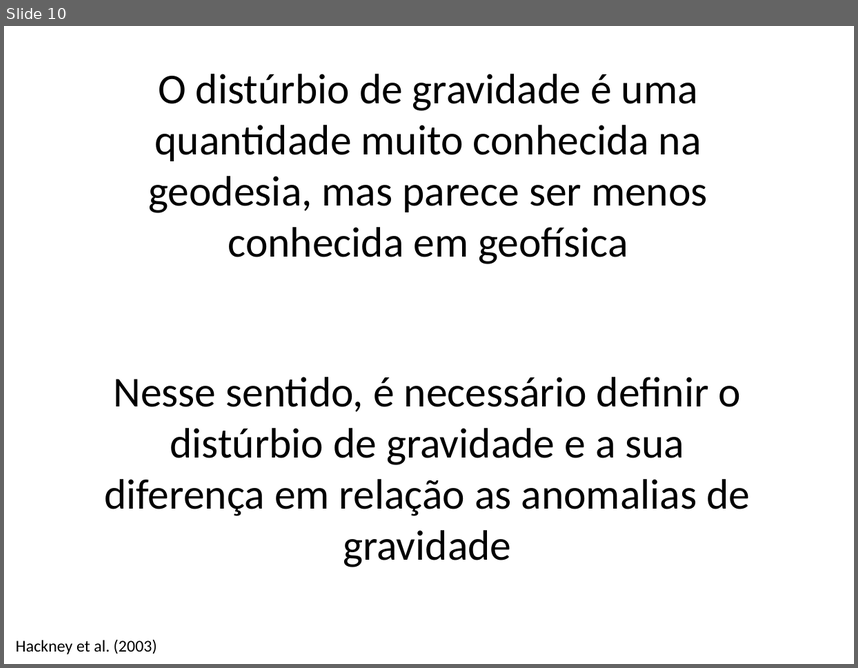
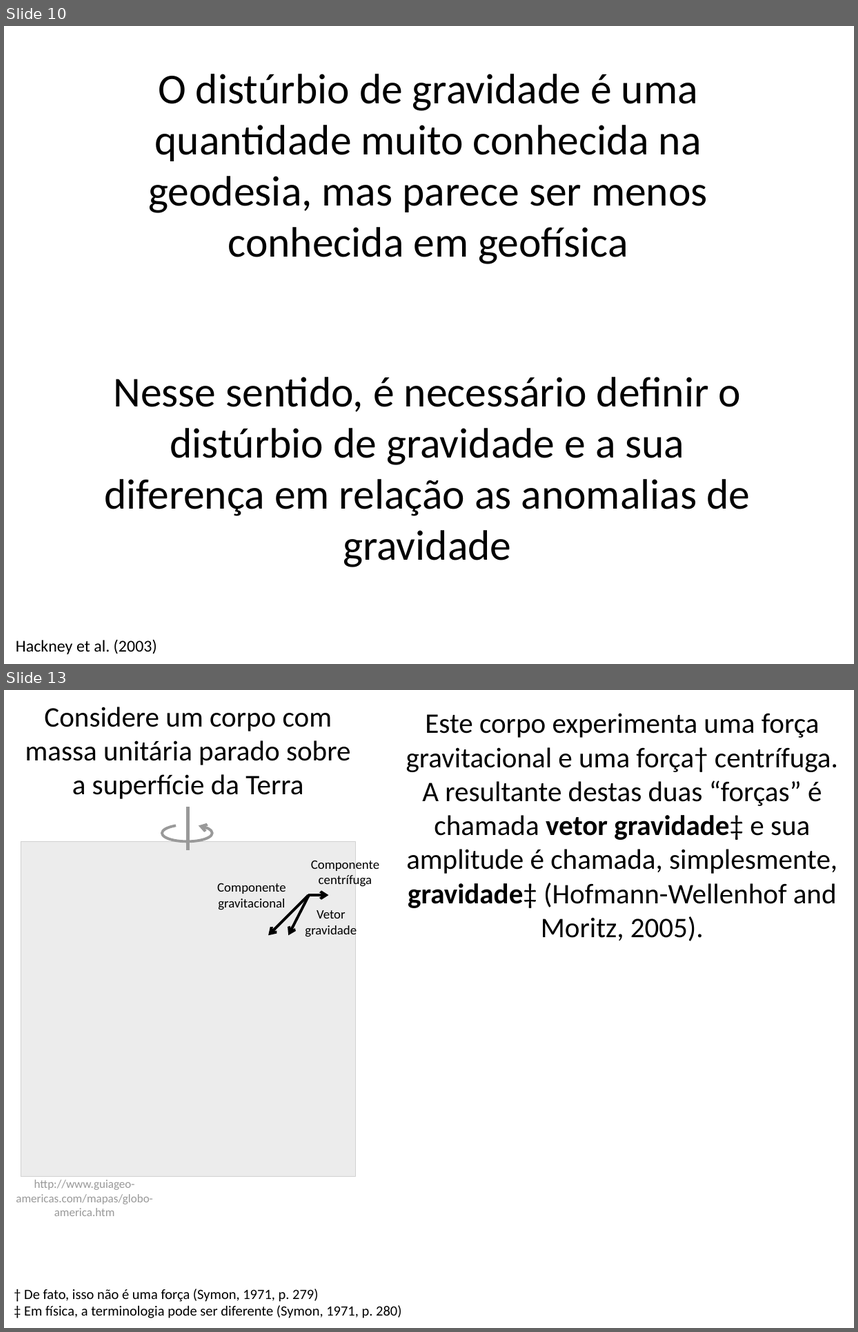
Before and after one commit to pinga-lab/CE-VII-SimBGf-2016, a slide deck: slides/5_disturbio_gravidade.pptx. Shown one above the other, each under a label of ours: slide 10 before the commit, slides 10 and 13 after it; the slides between them are not shown. The pictures are 858x668 and 858x1332 pixels, drawn with LibreOffice and Linux fonts; fonts in the diff are those of the drawing; grey boxes stand for pictures. Boxes give left, top, right and bottom in pixels: in the first picture for what was removed or moved away, otherwise in the second. Text is boxed around its words. In the diff, an @@ line names an element or a change of style, - is before the commit and + after.

Commit message:
potencial de gravidade

```diff
--- a/slides/5_disturbio_gravidade.pptx
+++ b/slides/5_disturbio_gravidade.pptx
@@ slide 13 added at (4,690,854,1328), background #FFFFFF @@
@@ text added at (25,707,350,799), 24 pt, text #000000 @@
+Considere um corpo com massa unitária parado sobre a superfície da Terra
@@ text added at (406,713,838,941), 24 pt, text #000000 @@
+Este corpo experimenta uma força gravitacional e uma força† centrífuga. A resultante destas duas “forças” é chamada vetor gravidade‡ e sua amplitude é chamada, simplesmente, gravidade‡ (Hofmann-Wellenhof and Moritz, 2005).
@@ rectangle added at (7,801,369,1219), fill #FFFFFF at 60% opacity, outline #FFFFFF 2 pt @@
@@ line added from (188, 850) to (188, 807), #000000 3 pt @@
@@ arc (boxed as its full ellipse) added at (162,825,212,841), outline #000000 2.25 pt @@
@@ picture added at (21,841,356,1176) @@
@@ text added at (311,860,379,886), 11 pt, text #000000 @@
+Componente centrífuga
@@ text added at (217,883,286,910), 11 pt, text #000000 @@
+Componente gravitacional
@@ arrow added from (308, 895) to (268, 935), #000000 2.25 pt @@
@@ arrow added from (308, 896) to (289, 935), #000000 2.25 pt @@
@@ arrow added from (308, 895) to (329, 895), #000000 2.25 pt @@
@@ text added at (305,910,357,937), 11 pt, text #000000 @@
+Vetor gravidade
@@ text added at (16,1179,153,1216), 10 pt, text #000000 @@
+http://www.guiageo-americas.com/mapas/globo-america.htm
@@ text added at (24,1288,401,1318), 12 pt, text #000000 @@
+† De fato, isso não é uma força (Symon, 1971, p. 279)
+‡ Em física, a terminologia pode ser diferente (Symon, 1971, p. 280)
```
Also in this commit, not shown: 5 slides changed, 23 other slides added, 1 slide removed.
